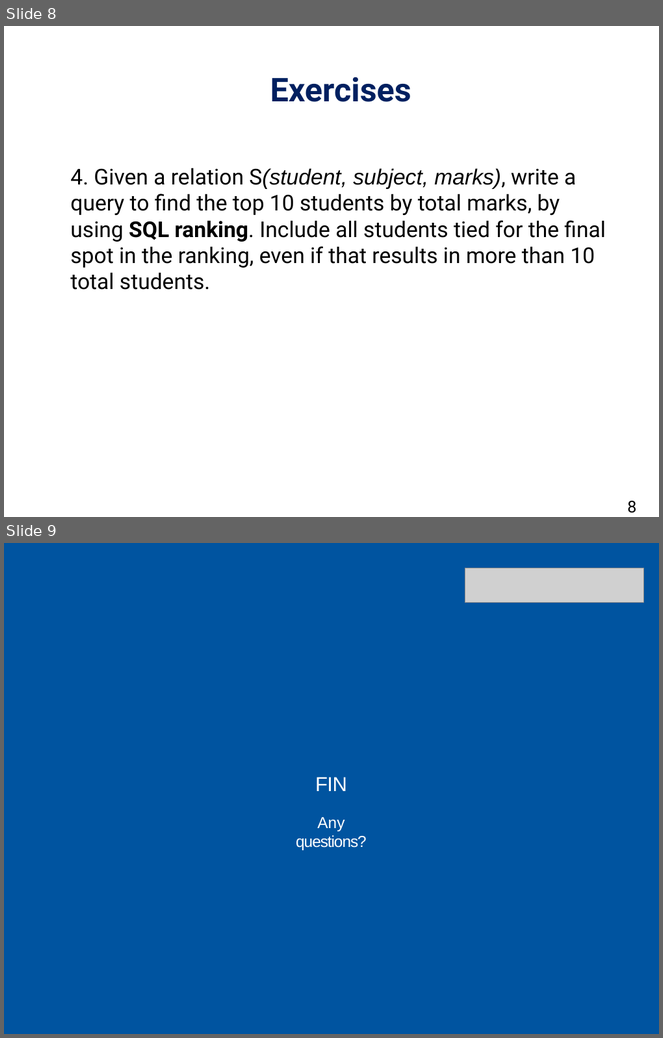
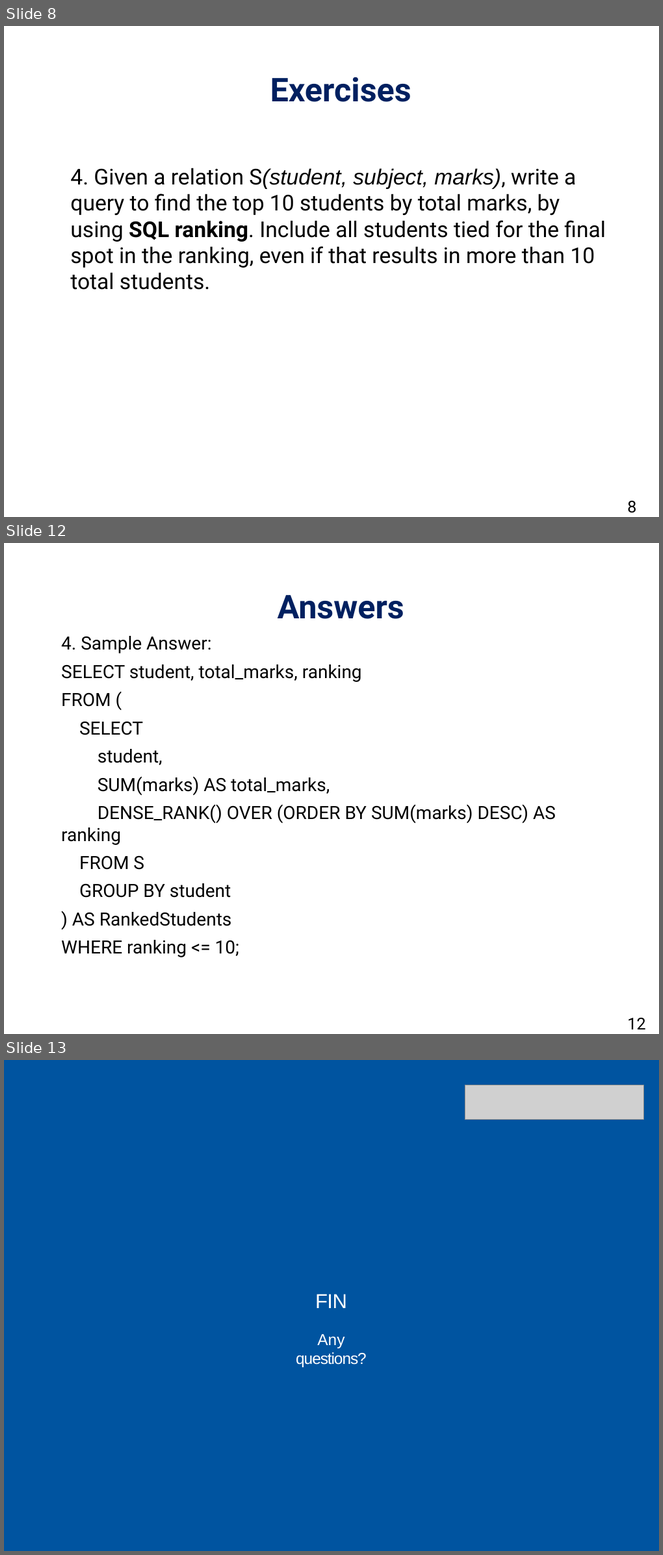
Before and after one commit to daichou03/DBS-slide-tut-25, a slide deck: week_3/week_3.pptx. Shown one above the other, each under a label of ours: slides 8 and 9 before the commit, slides 8, 12 and 13 after it; the slides between them are not shown. The pictures are 663x1038 and 663x1555 pixels, drawn with LibreOffice and Linux fonts; fonts in the diff are those of the drawing; grey boxes stand for pictures; background and template pictures are left out. Boxes give left, top, right and bottom in pixels: in the first picture for what was removed or moved away, otherwise in the second. Text is boxed around its words. In the diff, an @@ line names an element or a change of style, - is before the commit and + after.

Commit message:
Lab03withAnswer

```diff
--- a/week_3/week_3.pptx
+++ b/week_3/week_3.pptx
@@ slide 12 added at [4, 543, 659, 1034], background #FFFFFF @@
@@ title added at [278, 595, 404, 619], 36 pt, text #002060, bold @@
+Answers
@@ text added at [61, 636, 556, 958], 20 pt, text #000000 @@
+4. Sample Answer:
+SELECT student, total_marks, ranking
+FROM (
+SELECT
+student,
+SUM(marks) AS total_marks,
+DENSE_RANK() OVER (ORDER BY SUM(marks) DESC) AS ranking
+FROM S
+GROUP BY student
+) AS RankedStudents
+WHERE ranking <= 10;
@@ page number added at [627, 1018, 646, 1030], 18 pt, text #000000 @@
+12
@@ what was slide 9 is now slide 13 @@
```
Also in this commit, not shown: 3 other slides added, 1 other file.
